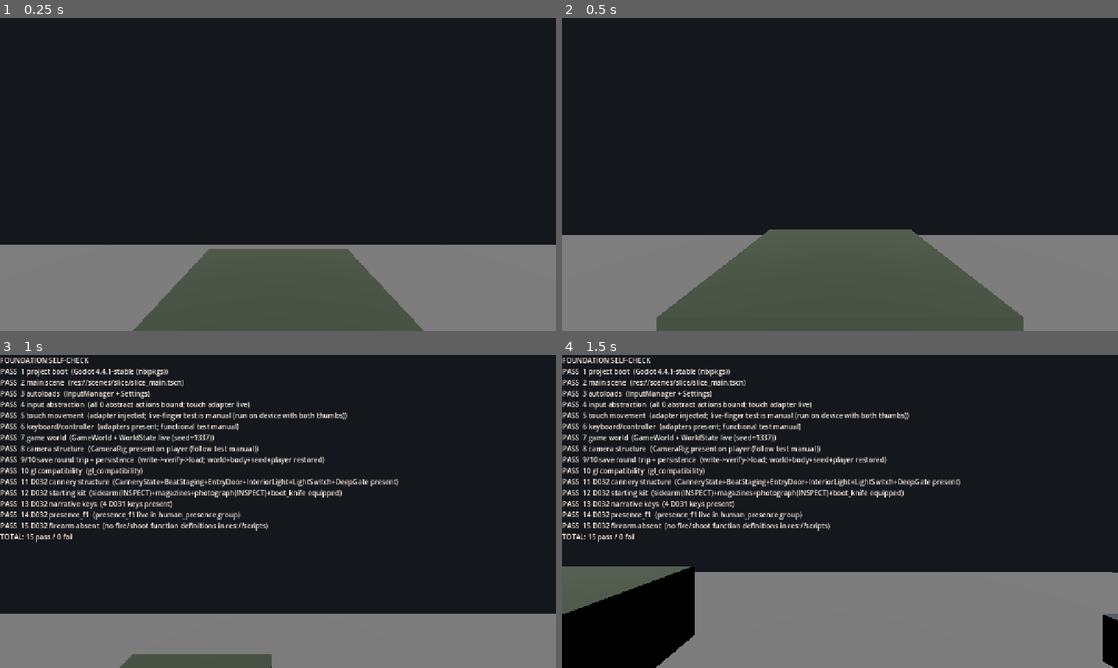
Above: before the commit, frames 1-4 (two rows, left to right).
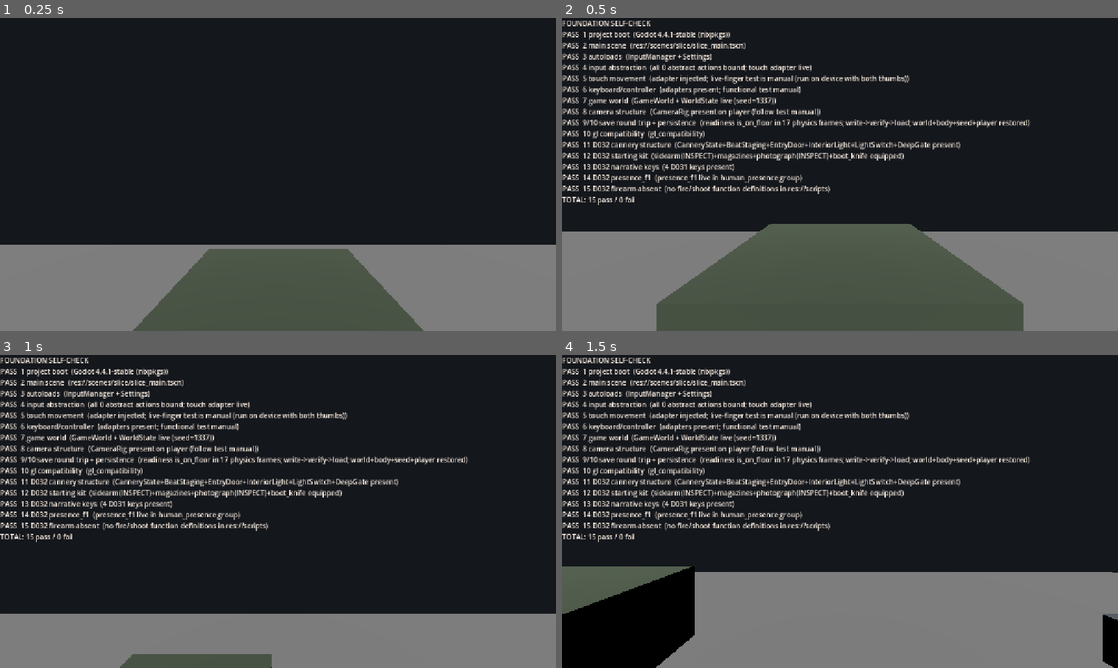
Above: after the commit, the same moments.

Repository: AnonymousNomad/black-vector
Game: Godot game, scene res://scenes/slice/foundation_self_check.tscn
Same seed, same stepped clock (60 frames per second), same inputs: the game is played once before the commit and once after it. This scene is started directly instead of the project's main scene.
Inputs (mouse positions are in pixels of both pictures, inside the frame that each line leads up to):
- Up to frame 1 (0.25 s): no input
- Up to frame 2 (0.5 s): no input
- Up to frame 3 (1 s): move the mouse to (400, 495) at 0.52 s; hold D (move_right) from 0.53 s (still down); hold J (combat_attack) from 0.53 s (still down); click (400, 495) at 0.67 s; tap Space (jump) at 0.77 s
- Up to frame 4 (1.5 s): release D (move_right) at 1.25 s; release J (combat_attack) at 1.25 s; drag from (728, 527) to (812, 574) at 1.27 s

Frame 1 is identical in both runs. In frame 2, 11% of the frame differs, in the area x 0-100%, y 0-96%; in frame 3, 0.8%; in frame 4, 0.8%.
Error in both runs: Trying to return an array of type "Array" where expected return type is "Array[String]". (res://scripts/input/abstract_action_map.gd:32)

Commit message:
test: make D032 save round-trip readiness deterministic
- foundation_self_check: replace fixed 30-physics-frame wait with is_on_floor()
  readiness, one physics frame at a time; bounded 240-frame timeout fails the
  9/10 row explicitly instead of counting as readiness
- harness-only: save/load production behavior and player physics untouched
- evidence: gate 15/15 PASS (readiness grounded at frame 10), static CLEAN 37/0,
  methodology PASSED

Diff:
--- a/game/scripts/slice/foundation_self_check.gd
+++ b/game/scripts/slice/foundation_self_check.gd
@@ -132,8 +132,19 @@
 	if save_state == null or ws == null or ps == null:
 		_add("9/10 save round trip + persistence", false, "managers missing")
 		return
-	for _i in 30:
+	var ready_body := get_tree().get_first_node_in_group("player") as CharacterBody3D
+	if ready_body == null:
+		_add("9/10 save round trip + persistence", false, "no player node for readiness")
+		return
+	const READY_TIMEOUT_FRAMES := 240
+	var ready_frames := 0
+	while not ready_body.is_on_floor() and ready_frames < READY_TIMEOUT_FRAMES:
 		await get_tree().physics_frame
+		ready_frames += 1
+	if not ready_body.is_on_floor():
+		_add("9/10 save round trip + persistence", false,
+			"readiness timeout: player not on floor after %d physics frames" % READY_TIMEOUT_FRAMES)
+		return
 	var before_world: Dictionary = ws.call("snapshot").duplicate(true)
 	var before_body: Dictionary = ps.snapshot()["body"].duplicate(true)
 	var before_pos: Vector3 = ps.position
@@ -157,7 +168,7 @@
 	var player := get_tree().get_first_node_in_group("player") as Node3D
 	var relocated := player != null and player.global_position.distance_to(before_pos) < 0.5
 	if values_match and body_match and seed_match and pos_restored and relocated:
-		_add("9/10 save round trip + persistence", true, "write->verify->load; world+body+seed+player restored")
+		_add("9/10 save round trip + persistence", true, "readiness is_on_floor in %d physics frames; write->verify->load; world+body+seed+player restored" % ready_frames)
 	else:
 		_add("9/10 save round trip + persistence", false,
 			"values=%s body=%s[%s] seed=%s pos=%s relocated=%s" % [values_match, body_match, _body_diff(before_body, after_body), seed_match, pos_restored, relocated])
